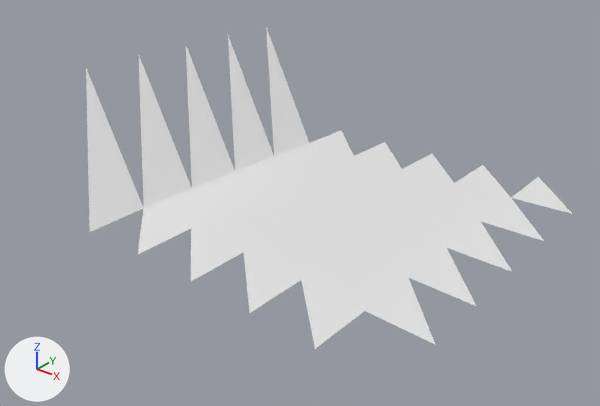
What one commit did to the OBJ model models/areas/fondue_risen/preview_grass_-2_3.obj.
One viewpoint serves both versions: a camera (50 mm lens) standing at (-4.9, -113.1, 22.5) and looking at (-32.6, -78.6, 1.0). Arrows for +X, +Y and +Z are at lower left; the lights stay in place. The older version comes first. Where no turn or scale is listed for an object, it has been applied to the vertices. Vertices at exactly the same position are counted once.

The older version as bpy lines, for what is in view:
```python
me_preview_grass__2_3 = bpy.data.meshes.new('preview_grass_-2_3')
me_preview_grass__2_3.from_pydata(...)  # 45 vertices, 50 faces; spans x -44.0..-20.0, y -88.2..-64.2, z -0.4..8.5
# before: 9 (-24.0, -84.2, -0.1) at pixel (364, 311), 12 (-40.0, -68.2, -0.2) at pixel (309, 142), 14 (-44.0, -68.2, 7.8) at pixel (266, 25), 15 (-40.0, -72.2, 0.0) at pixel (274, 156), 17 (-44.0, -72.2, 8.0) at pixel (227, 34)
# before: 18 (-40.0, -76.2, 0.2) at pixel (235, 171), 29 (-44.0, -76.2, 8.2), 30 (-40.0, -80.2, 0.4) at pixel (191, 188), 32 (-44.0, -80.2, 8.4), 33 (-40.0, -84.2, 0.6) at pixel (143, 208)
# before: 34 (-36.0, -84.2, 0.5) at pixel (191, 228), 35 (-44.0, -84.2, 8.5) at pixel (85, 67), 36 (-40.0, -88.2, 0.6) at pixel (89, 232), 37 (-36.0, -88.2, 0.6) at pixel (137, 254), 40 (-32.0, -84.2, 0.4) at pixel (243, 252)
# before: 41 (-28.0, -84.2, 0.1) at pixel (301, 279), 42 (-32.0, -88.2, 0.4) at pixel (190, 281), 43 (-28.0, -88.2, 0.1) at pixel (249, 313), 44 (-24.0, -88.2, -0.2) at pixel (315, 348)
ob_preview_grass__2_3 = bpy.data.objects.new('preview_grass_-2_3', me_preview_grass__2_3)
ob_preview_grass__2_3.location = (0.0, 0.0, 0.0)
```
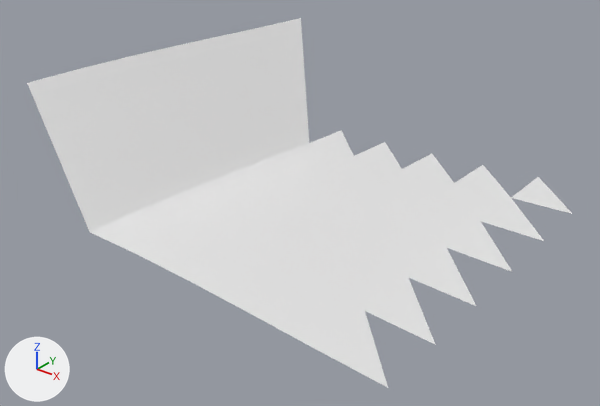
The change in detail:
me_preview_grass__2_3 is used by ob_preview_grass__2_3; location (0.0, 0.0, 0.0).
Verts and faces of me_preview_grass__2_3; kept vertices keep their numbers, new ones are numbered from 45.
me_preview_grass__2_3 had 45 vertices, 50 faces and spanned x -44.0..-20.0, y -88.2..-64.2, z -0.4..8.5.
me_preview_grass__2_3 now has 48 vertices, 61 faces and spans x -44.0..-20.0, y -88.2..-64.2, z -0.4..8.5.
Part 1, on me_preview_grass__2_3:
New vertex 45 is at (-20.0, -88.2, -0.4), pixel (388, 388).
New vertex 46 is at (-44.0, -64.2, 7.6), pixel (300, 17).
New vertex 47 is at (-44.0, -88.2, 8.5), pixel (27, 82).
New faces: (9, 44, 45), (12, 46, 14), (14, 17, 15), (17, 29, 18), (29, 32, 30), (32, 35, 33).
New faces: (35, 47, 36), (33, 36, 37), (34, 37, 42), (40, 42, 43), (41, 43, 44).

Pixel boxes [x1, y1, x2, y2] of what changed, in the pictures (600 x 406 px):
'preview_grass_-2_3', reshaped (12% wider, 15% taller): before [86, 27, 572, 349]; after [27, 18, 572, 388]
part 1 of me_preview_grass__2_3, added: after [27, 18, 388, 388]
